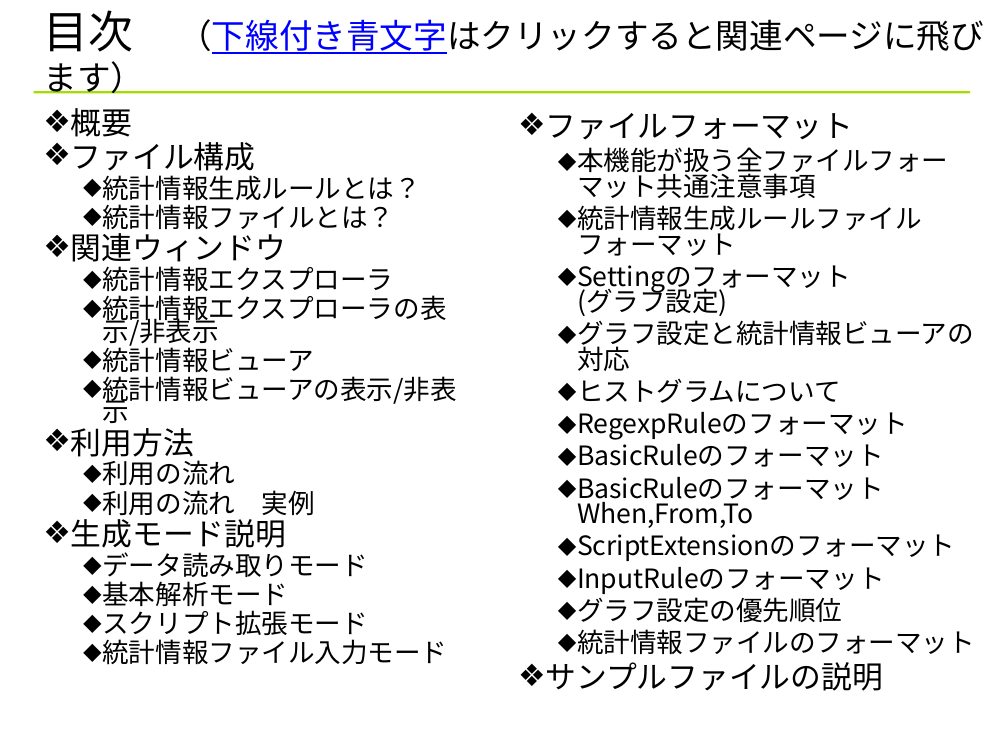
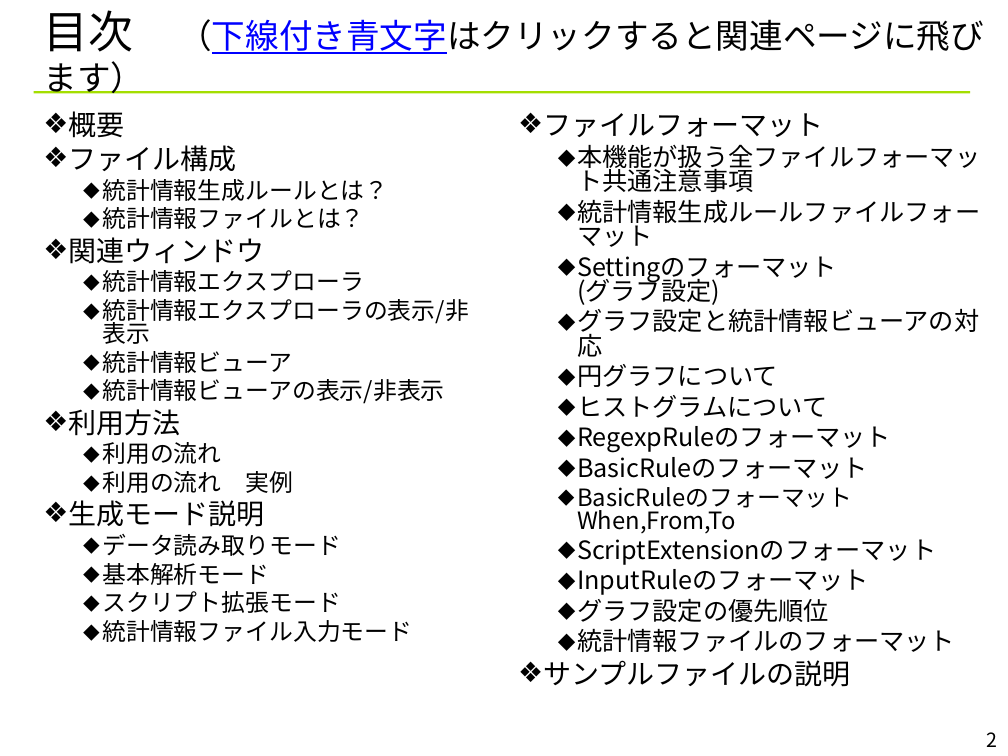
Before and after one commit to YixiaoLi/tlv4mc, a slide deck: slide 2 of doc/statistics_viewer_manual.ppt. Drawn at 1008x756 pixels with LibreOffice and Linux fonts; fonts in the diff are those of the drawing; background and template pictures are left out. Boxes give left, top, right and bottom in pixels: in the first picture for what was removed or moved away, otherwise in the second. Text is boxed around its words. In the diff, an @@ line names an element or a change of style, - is before the commit and + after.

Commit message:
StatisticsViewer.cs ・SeriesTitleが設定されている場合のみ凡例表示するように修正
StatisticsGenerator.cs
・スクリプト拡張モードでの統計情報ファイル受け取り部分が誤っていたのを修正

asp_cpu_utilization.sgr
・指定ファイルが旧名だったのを修正

statistics_viewer_manual.ppt
・「円グラフについて」を追加し、見方などの説明を追加
・「統計情報ファイルのフォーマット」に、スクリプト拡張モードでもエラーが出ることを追加

```diff
--- a/doc/statistics_viewer_manual.ppt
+++ b/doc/statistics_viewer_manual.ppt
@@ text "概要" at (69,111,468,642): size 22 to 20 pt in "概要", "ファイル構成", "関連ウィンドウ", "利用方法" and 1 more places; size 19 to 17 pt in "統計情報生成ルールとは？", "統計情報ファイルとは？", "統計情報エクスプローラ", "統計情報エクスプローラの表示/非表示" and 8 more places; line spacing 0.7 to 0.8 @@
@@ text at (543,113,980,687): size 22 to 20 pt in "ファイルフォーマット", "サンプルファイルの説明"; size 19 to 18 pt in "本機能が扱う全ファイルフォーマット共通注意事項", "統計情報生成ルールファイルフォーマット", "Settingのフォーマット (グラフ設定)", "グラフ設定と統計情報ビューアの対応" and 7 more places; size 19 to 17 pt in "BasicRuleのフォーマット When,From,To" @@
@@ text at (577,364,778,387): paragraph added @@
+  ⬥ 円グラフについて
@@ page number added at (987,732,998,747), 14 pt, text #000000 @@
+2
```
Also in this commit, not shown: 42 other slides changed, 1 slide added, 4 other files.
